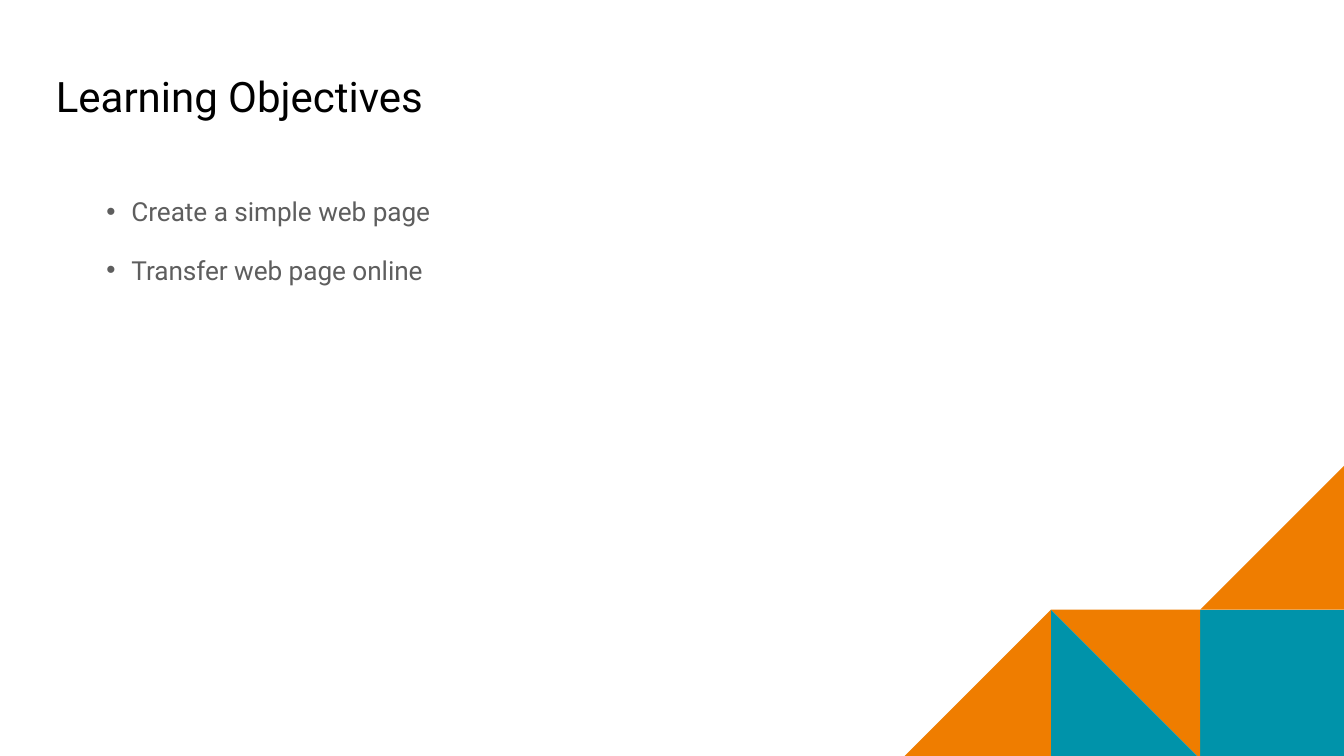
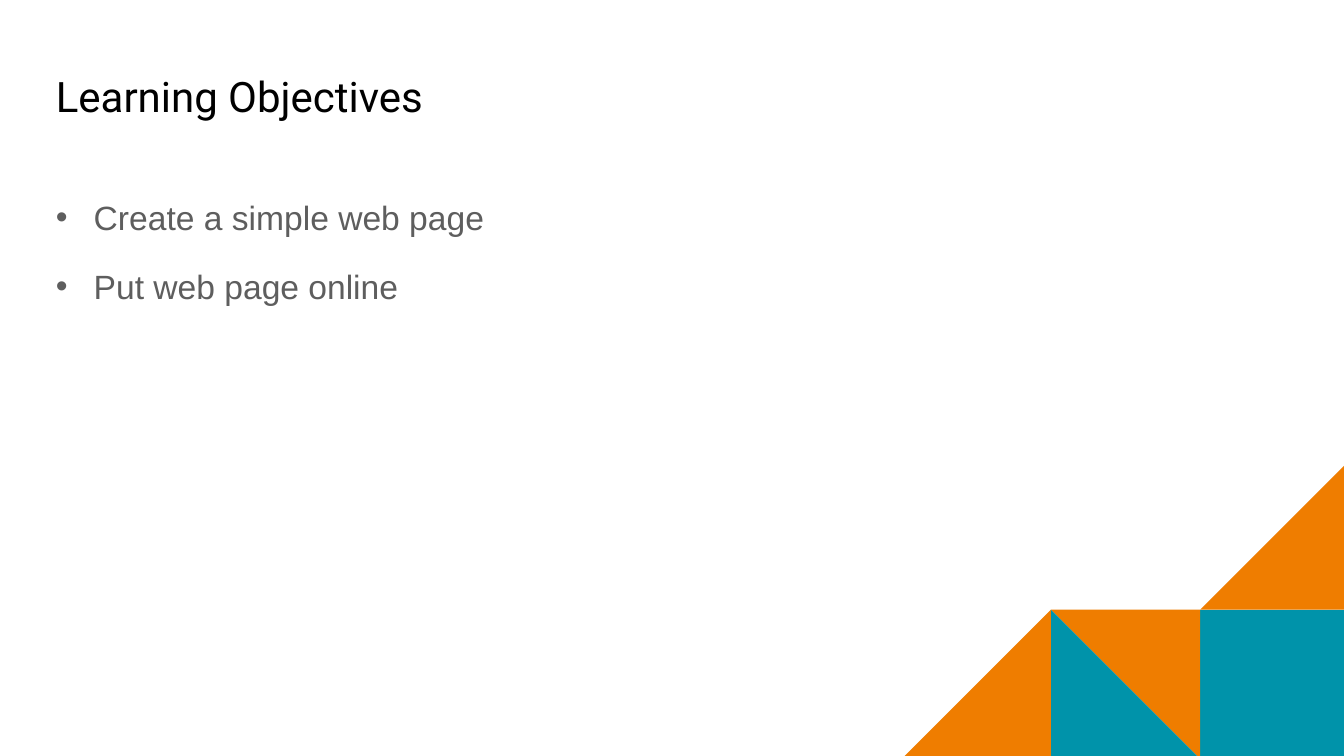
Before and after one commit to mr-eggleton/web-lit-core, a slide deck: slide 3 of final ppt/08-building-basic-pages.pptx. Drawn at 1344x756 pixels with LibreOffice and Linux fonts; fonts in the diff are those of the drawing; background and template pictures are left out. Boxes give left, top, right and bottom in pixels: in the first picture for what was removed or moved away, otherwise in the second. Text is boxed around its words. In the diff, an @@ line names an element or a change of style, - is before the commit and + after.

```diff
--- a/final ppt/08-building-basic-pages.pptx
+++ b/final ppt/08-building-basic-pages.pptx
@@ text at (94,205,484,237): size 18.7 to 24 pt, font Roboto to Arial in "Create a simple web page"; list level 2 to 1 in "Create a simple web page" @@
@@ text at (94,274,398,306): text changed; size 18.7 to 24 pt; font Roboto to Arial @@
-  • Transfer web page online
+• Put web page online
```
Also in this commit, not shown: 4 other slides changed, 6 slides added, 12 other files.
